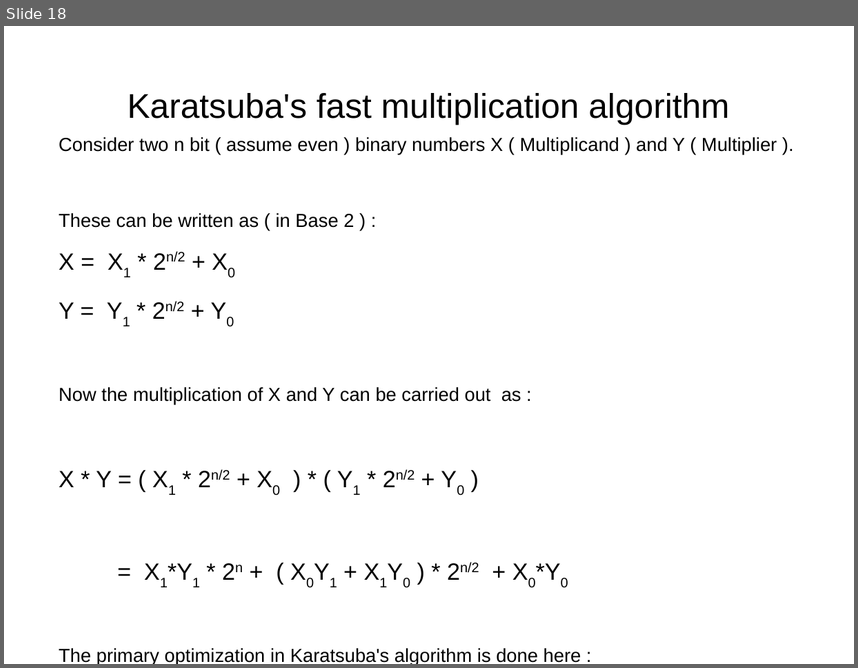
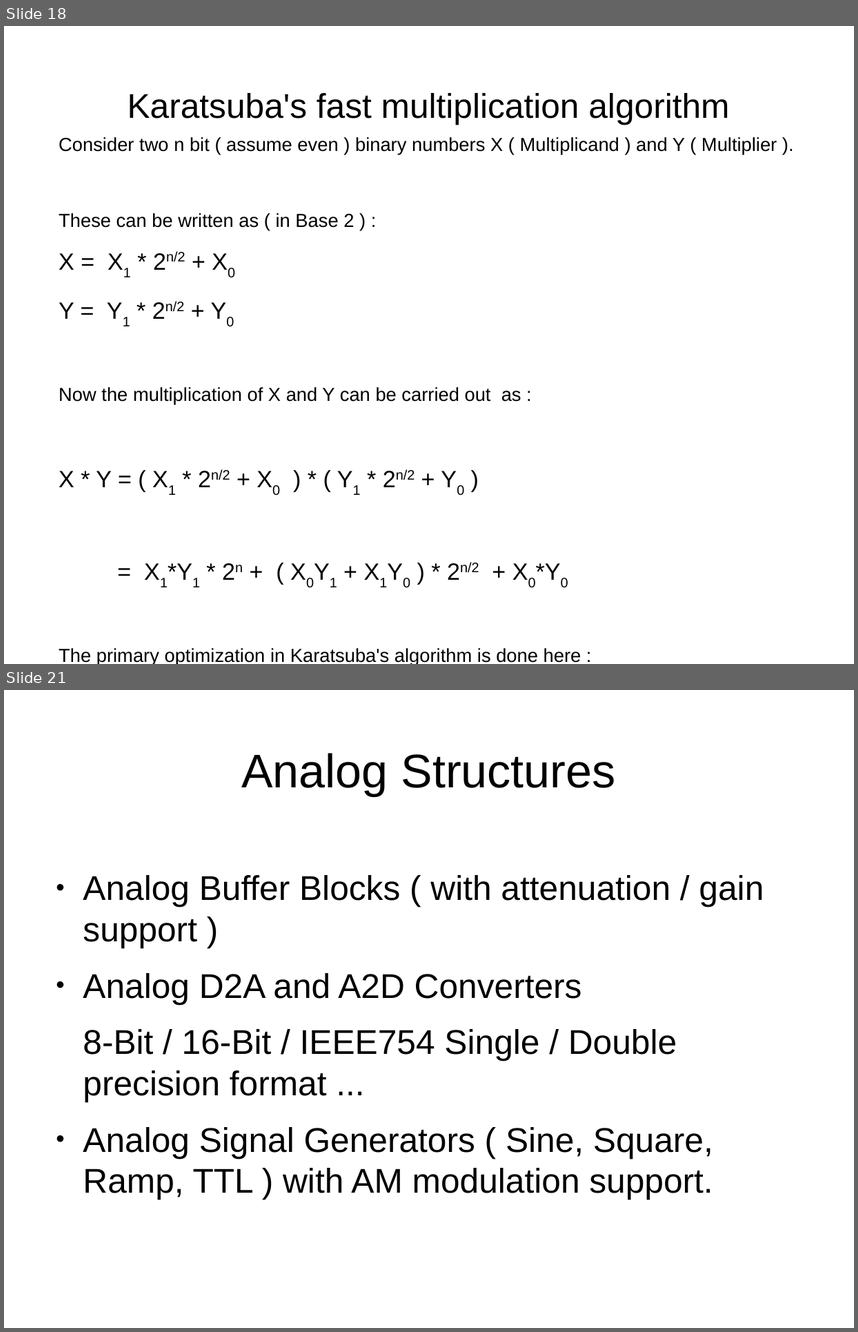
Before and after one commit to BinPy/inpycon-2014, a slide deck: prez.odp. Shown one above the other, each under a label of ours: slide 18 before the commit, slides 18 and 21 after it; the slides between them are not shown. The pictures are 858x668 and 858x1332 pixels, drawn with LibreOffice and Linux fonts; fonts in the diff are those of the drawing. Boxes give left, top, right and bottom in pixels: in the first picture for what was removed or moved away, otherwise in the second. Text is boxed around its words. In the diff, an @@ line names an element or a change of style, - is before the commit and + after.

```diff
--- a/prez.odp
+++ b/prez.odp
@@ slide 21 added at bbox=[4, 690, 854, 1328], background #FFFFFF @@
@@ title added at bbox=[241, 753, 616, 796], 44 pt, text #000000 @@
+Analog Structures
@@ text added at bbox=[83, 875, 764, 1199], 32 pt, text #000000 @@
+● Analog Buffer Blocks ( with attenuation / gain support )
+● Analog D2A and A2D Converters
+8-Bit / 16-Bit / IEEE754 Single / Double precision format ...
+● Analog Signal Generators ( Sine, Square, Ramp, TTL ) with AM modulation support.
```
Also in this commit, not shown: 9 slides changed, 4 other slides added, 5 slides removed, 10 other files.
